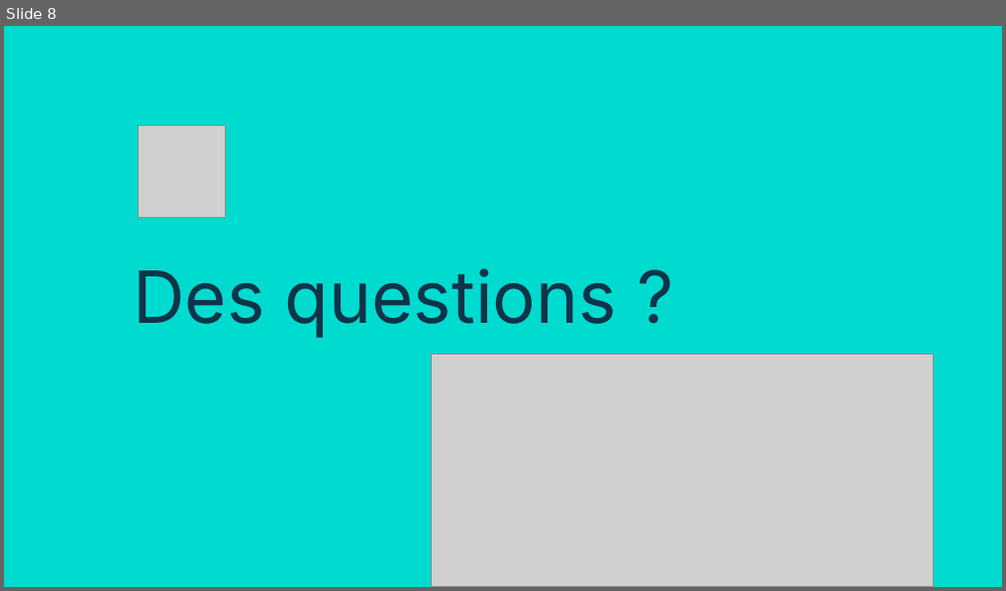
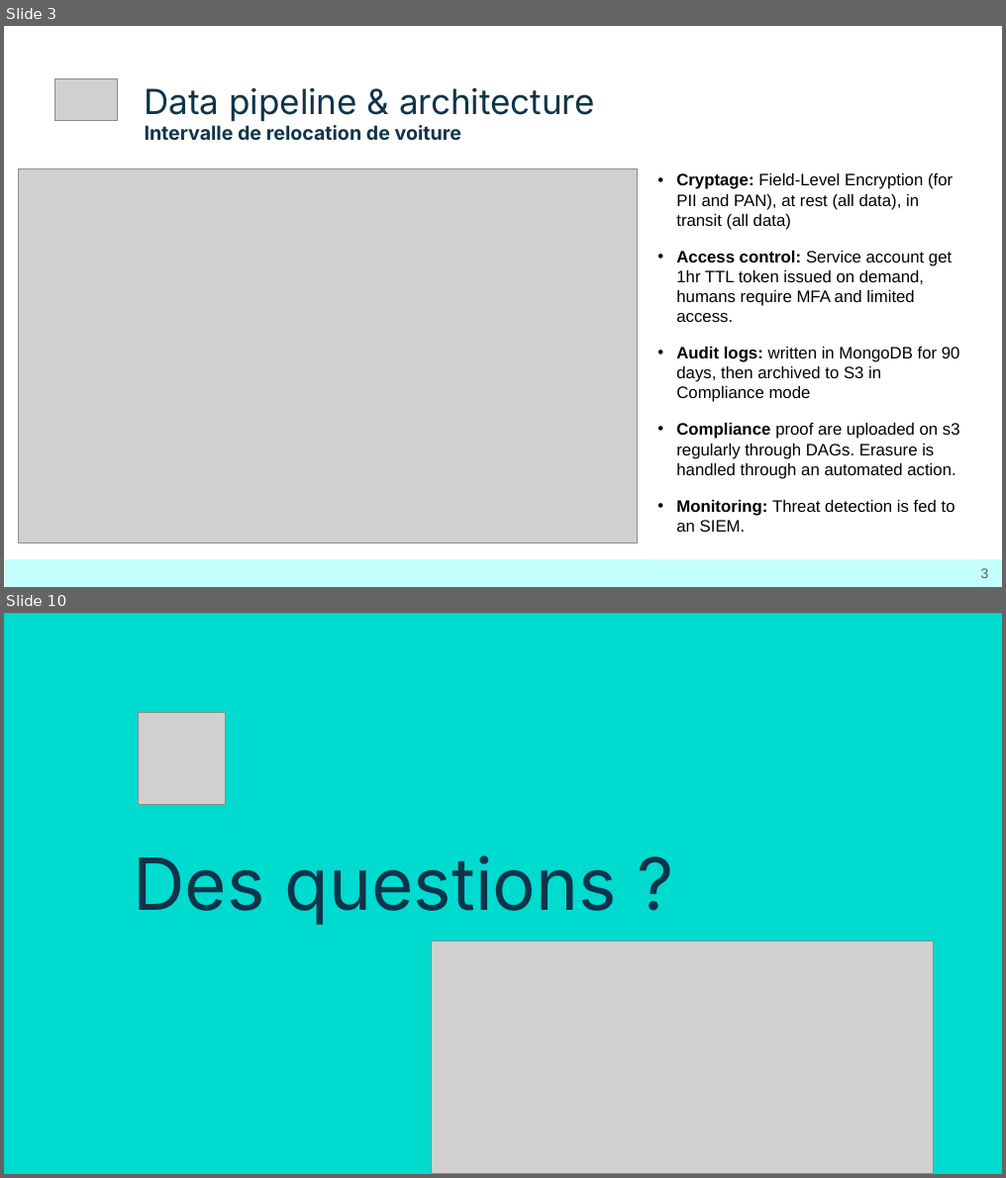
Before and after one commit to Sheikoh/Projet_Stripe, a slide deck: B2_Stripe.pptx. Shown one above the other, each under a label of ours: slide 8 before the commit, slides 3 and 10 after it; the slides between them are not shown. The pictures are 1006x591 and 1006x1178 pixels, drawn with LibreOffice and Linux fonts; fonts in the diff are those of the drawing; grey boxes stand for pictures. Boxes give left, top, right and bottom in pixels: in the first picture for what was removed or moved away, otherwise in the second. Text is boxed around its words. In the diff, an @@ line names an element or a change of style, - is before the commit and + after.

```diff
--- a/B2_Stripe.pptx
+++ b/B2_Stripe.pptx
@@ slide 3 added at (x1=4, y1=26, x2=1002, y2=587), background #FFFFFF @@
@@ picture added at (x1=54, y1=78, x2=118, y2=121) @@
@@ title added at (x1=145, y1=87, x2=595, y2=121), 25 pt, text #0E3449 @@
+Data pipeline & architecture
@@ text added at (x1=145, y1=125, x2=461, y2=141), 14 pt, text #0E3449, bold @@
+Intervalle de relocation de voiture
@@ picture added at (x1=19, y1=169, x2=638, y2=543) @@
@@ text added at (x1=676, y1=174, x2=960, y2=532), 12 pt, text #000000 @@
+• Cryptage: Field-Level Encryption (for PII and PAN), at rest (all data), in transit (all data)
+• Access control: Service account get 1hr TTL token issued on demand, humans require MFA and limited access.
+• Audit logs: written in MongoDB for 90 days, then archived to S3 in Compliance mode
+• Compliance proof are uploaded on s3 regularly through DAGs. Erasure is handled through an automated action.
+• Monitoring: Threat detection is fed to an SIEM.
@@ rectangle added at (x1=5, y1=560, x2=1002, y2=586), fill #C3FFFC @@
@@ page number added at (x1=981, y1=569, x2=989, y2=578), 10 pt, text #595959 @@
+3
@@ what was slide 8 is now slide 10 @@
```
Also in this commit, not shown: 1 slide changed, 7 other slides added, 6 slides removed, 1 other file.
